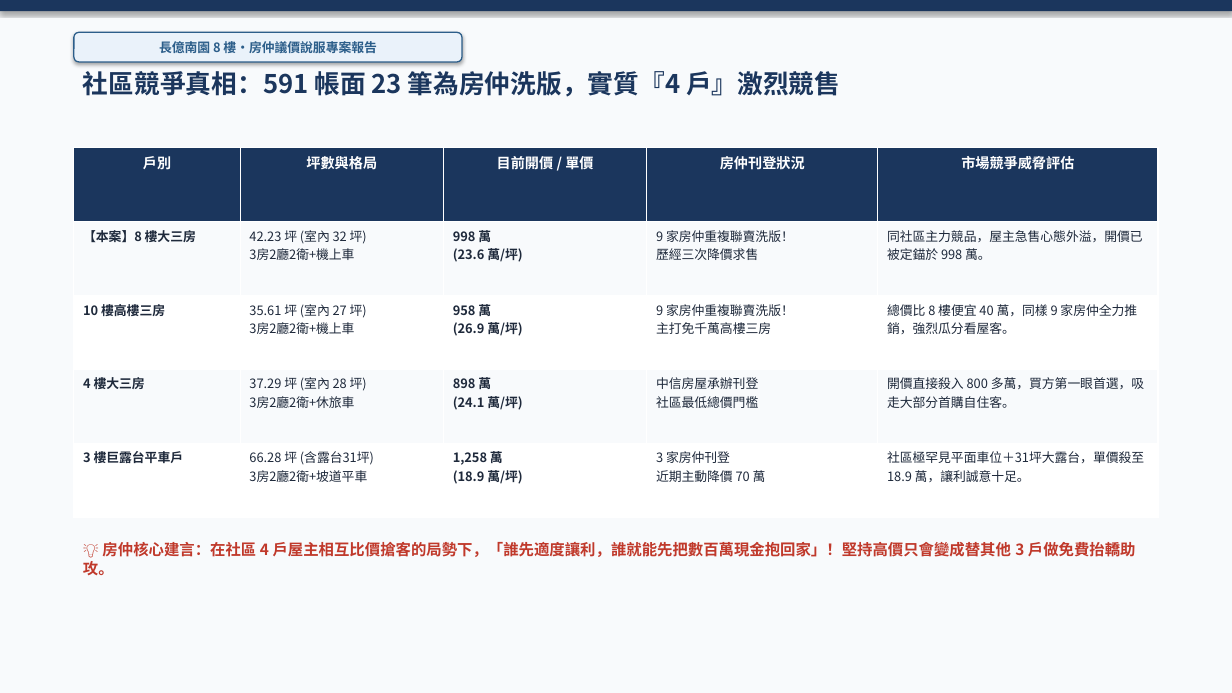
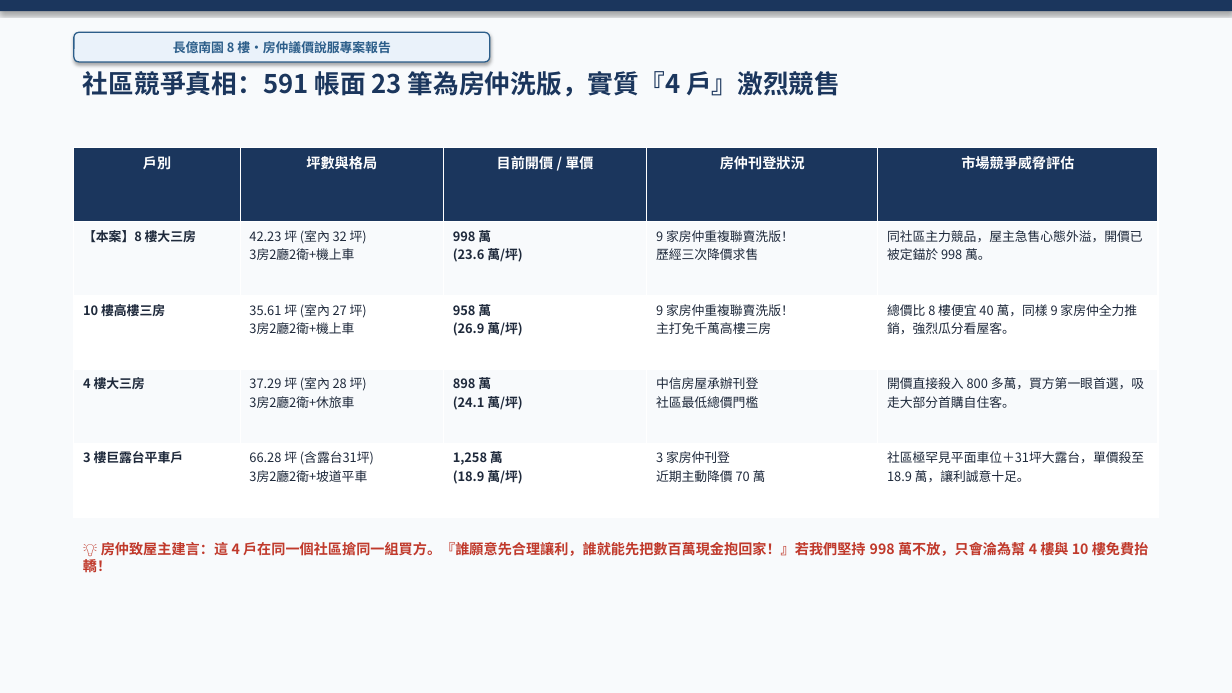
Before and after one commit to derekhcw168/taichung-house-hunting, a slide deck: slide 10 of 長億南園8樓/長億南園8樓_房仲向屋主議價說服簡報.pptx (slide 6 before the commit). Drawn at 1232x693 pixels with LibreOffice and Linux fonts; fonts in the diff are those of the drawing. Boxes give left, top, right and bottom in pixels: in the first picture for what was removed or moved away, otherwise in the second. Text is boxed around its words. In the diff, an @@ line names an element or a change of style, - is before the commit and + after.

Commit message:
簡報與Word檔案完整納入南區10大指標社區實價登錄反轉走勢圖與深度剖析

```diff
--- a/長億南園8樓/長億南園8樓_房仲向屋主議價說服簡報.pptx
+++ b/長億南園8樓/長億南園8樓_房仲向屋主議價說服簡報.pptx
@@ rounded rectangle "長億南園 8 樓・房仲議價說服專案報告": place and size @@
-rounded rectangle "長億南園 8 樓・房仲議價說服專案報告" at box(74, 32, 462, 62)
+rounded rectangle "長億南園 8 樓・房仲議價說服專案報告" at box(74, 32, 490, 62)
@@ text at box(83, 540, 1149, 573): text changed; size 12 to 11 pt @@
-💡 房仲核心建言：在社區 4 戶屋主相互比價搶客的局勢下，「誰先適度讓利，誰就能先把數百萬現金抱回家」！堅持高價只會變成替其他 3 戶做免費抬轎助攻。
+💡 房仲致屋主建言：這 4 戶在同一個社區搶同一組買方。『誰願意先合理讓利，誰就能先把數百萬現金抱回家！』若我們堅持 998 萬不放，只會淪為幫 4 樓與 10 樓免費抬轎！
```
Also in this commit, not shown: 7 other slides changed, 7 slides added, 5 slides removed, 9 other files.
